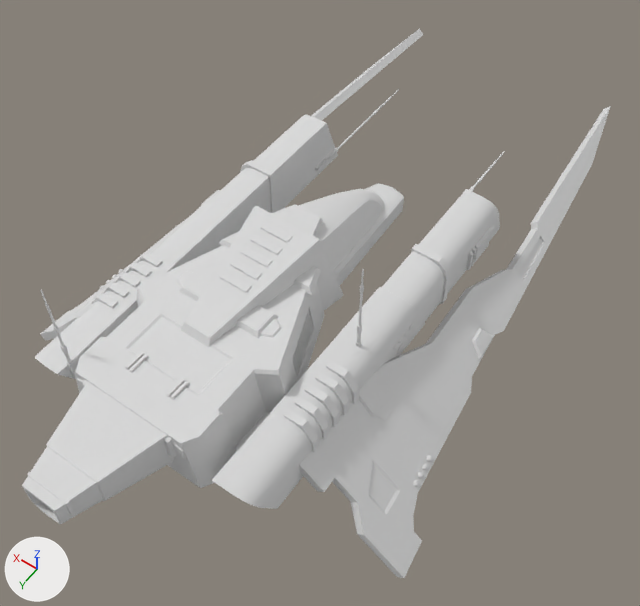
The glTF model public/glb/spaceships_pack/Striker.glb, before and after one commit.
Rendered twice from a 50 mm camera at (-3.71, 4.8, 7.06) aimed at (-0.24, -0.07, -0.59). Lighting does not change. The marker at lower left points along +X, +Y and +Z. Where no turn or scale is listed for an object, it has been applied to the vertices.

The first picture shows 'Striker'.
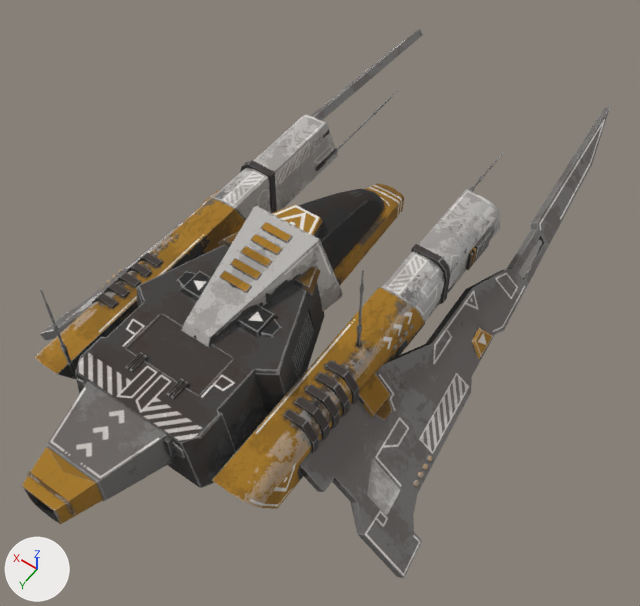
Where the newer file only moved an object's origin or applied its transform, the numbers keep the older frame.

Location of each change, (x1, y1, x2, y2) in pixels of the pictures (640 x 606 px):
'Striker', surface changed (white to grey): (22, 28, 611, 578) in both

What changed in the scene script:
```text
Add img_striker_orange:
    img_striker_orange = load_image('Striker_Orange', '_unpacked/Striker_Orange', 2048, 2048, 'sRGB')
Change mat_texture:
    remove mat_texture.base_color = (0.8, 0.8, 0.8)  # white #e7e7e7
    mat_texture.metallic: 0.4 -> 0.0
    add mat_texture.texture = img_striker_orange
```
